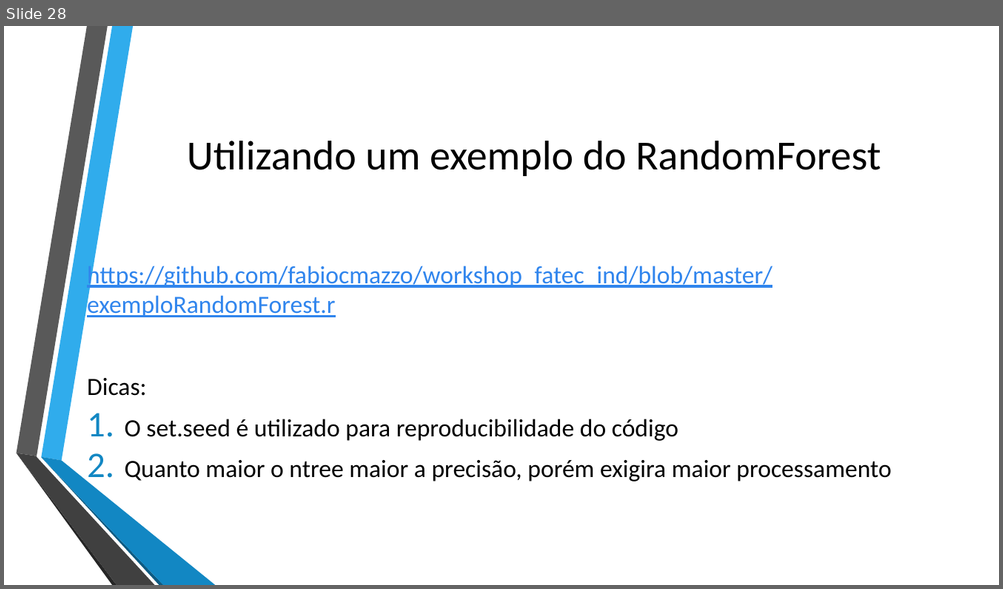
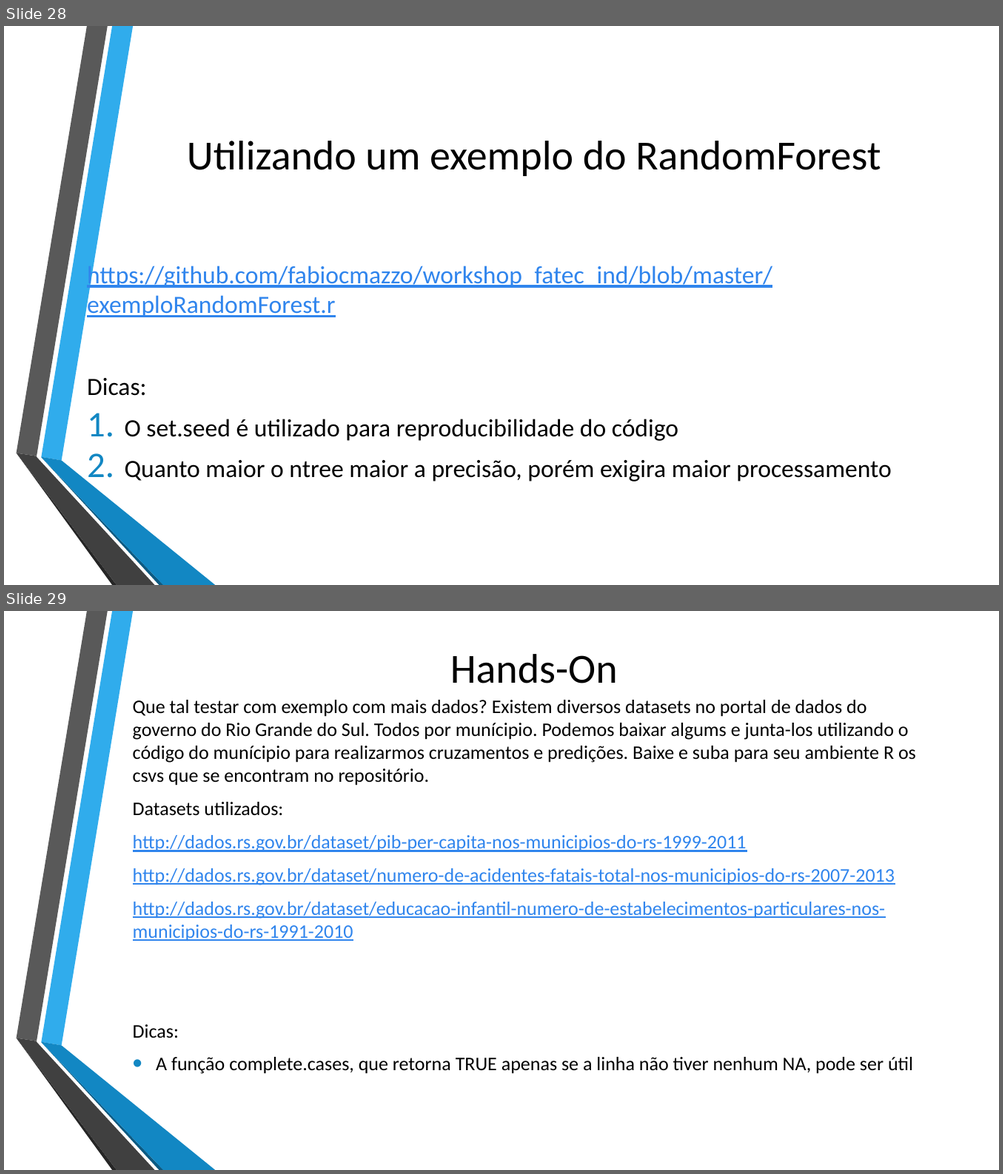
Before and after one commit to fabiocmazzo/workshop_fatec_ind, a slide deck: Apresentacao Linguagem R.pptx. Shown one above the other, each under a label of ours: slide 28 before the commit, slides 28 and 29 after it. The pictures are 1003x589 and 1003x1174 pixels, drawn with LibreOffice and Linux fonts; fonts in the diff are those of the drawing; background and template pictures are left out. Boxes give left, top, right and bottom in pixels: in the first picture for what was removed or moved away, otherwise in the second. Text is boxed around its words. In the diff, an @@ line names an element or a change of style, - is before the commit and + after.

```diff
--- a/Apresentacao Linguagem R.pptx
+++ b/Apresentacao Linguagem R.pptx
@@ slide 29 added at (4,611,999,1170), background picture (left out); not listed: 6 template elements that a slide beside it also shows @@
@@ title added at (450,654,617,684), 40 pt, text #000000 @@
+Hands-On
@@ text added at (133,700,916,1074), 18.6 pt, text #000000 @@
+Que tal testar com exemplo com mais dados? Existem diversos datasets no portal de dados do governo do Rio Grande do Sul. Todos por munícipio. Podemos baixar algums e junta-los utilizando o código do munícipio para realizarmos cruzamentos e predições. Baixe e suba para seu ambiente R os csvs que se encontram no repositório.
+Datasets utilizados:
+http://dados.rs.gov.br/dataset/pib-per-capita-nos-municipios-do-rs-1999-2011
+http://dados.rs.gov.br/dataset/numero-de-acidentes-fatais-total-nos-municipios-do-rs-2007-2013
+http://dados.rs.gov.br/dataset/educacao-infantil-numero-de-estabelecimentos-particulares-nos-municipios-do-rs-1991-2010
+Dicas:
+• A função complete.cases, que retorna TRUE apenas se a linha não tiver nenhum NA, pode ser útil
```
Also in this commit, not shown: 1 slide changed.
